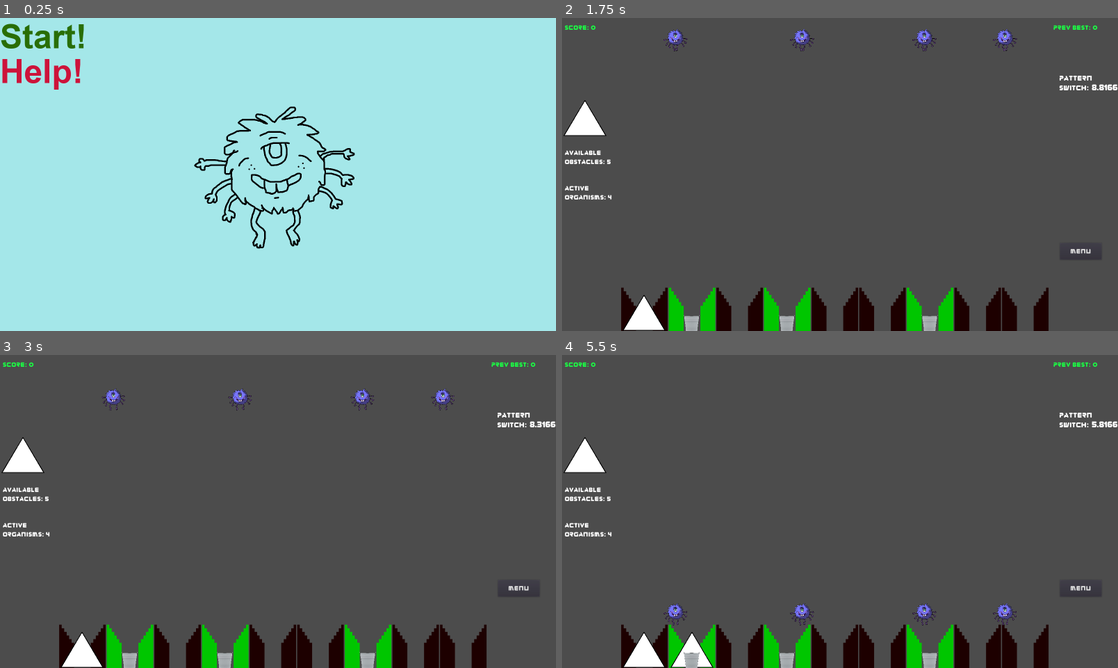
Above: before the commit, frames 1-4 (two rows, left to right).
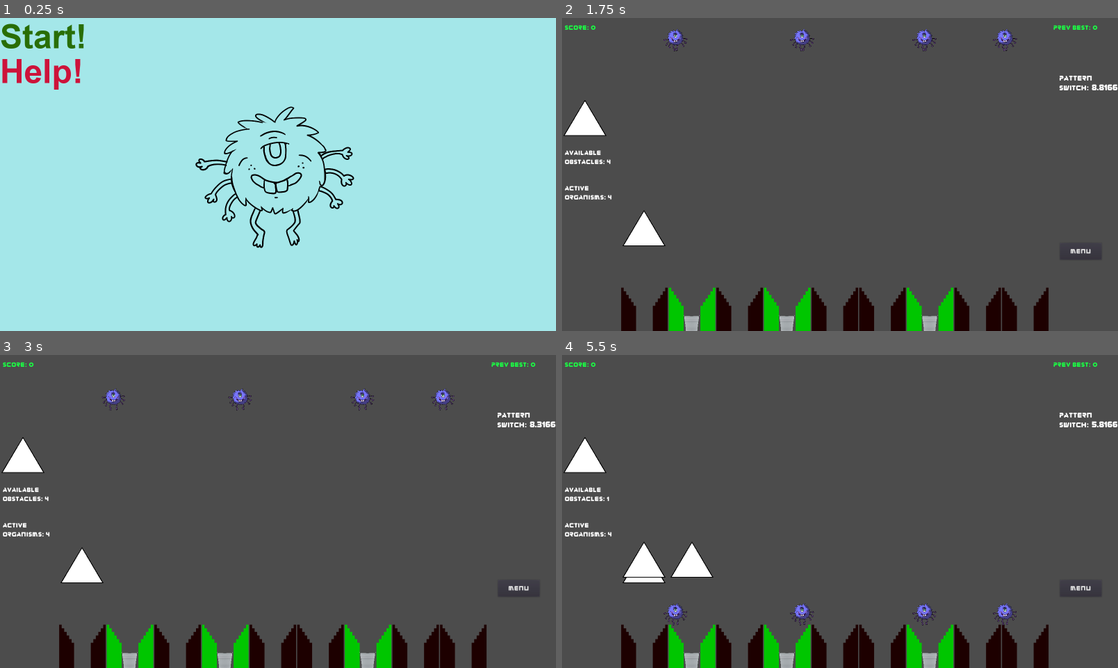
Above: after the commit, the same moments.

Repository: TreyDettmer/UP-Game-Jam-22
Game: Godot game, scene res://Scenes/MainMenu.tscn
The game is run twice, just before and just after one commit, with the same random seed, the same clock (stepped at 60 frames per second) and the same inputs.
Inputs (mouse positions are in pixels of both pictures, inside the frame that each line leads up to):
- Up to frame 1 (0.25 s): no input
- Up to frame 2 (1.75 s): click "Start!" at 0.5 s; drag from (584, 133) to (645, 327) at 1.27 s
- Up to frame 3 (3 s): click "Menu" at 2 s; click "Resume" at 2.75 s
- Up to frame 4 (5.5 s): drag from (584, 470) to (645, 664) at 3.52 s; move the mouse to (584, 470) at 4.27 s; click (584, 470) at 4.35 s; drag from (584, 470) to (689, 664) at 5.02 s

The runs differ from the first frame. In frame 1, 1.5% of the frame differs, in the area x 34-64%, y 28-74%; in frame 2, 0.9%; in frame 3, 0.9%; in frame 4, 1.8%, in the area x 8-28%, y 45-100%.

Commit message:
restricted obstacle y value

Diff:
--- a/Project/Scenes/Main.tscn
+++ b/Project/Scenes/Main.tscn
@@ -38,6 +38,7 @@
 
 [node name="Main" type="Node2D"]
 script = ExtResource( 1 )
+min_obstacle_y_value = 650
 
 [node name="BucketTimer" type="Timer" parent="."]
 wait_time = 10.0
@@ -361,3 +362,4 @@
 [connection signal="endGameFromMenu" from="UI/OptionsMenu" to="UI" method="_on_OptionsMenu_endGameFromMenu"]
 [connection signal="pressed" from="UI/GameOverMenu/RestartButton" to="UI" method="_on_RestartButton_pressed"]
 [connection signal="pressed" from="UI/GameOverMenu/QuitButton" to="UI" method="_on_QuitButton_pressed"]
+[connection signal="quantity_changed" from="ObstaclePile" to="." method="_on_ObstaclePile_quantity_changed"]
--- a/Project/Scenes/MainMenu.tscn
+++ b/Project/Scenes/MainMenu.tscn
@@ -65,6 +65,7 @@
 position = Vector2( 803, 455 )
 scale = Vector2( 0.4, 0.4 )
 frames = SubResource( 4 )
+frame = 1
 playing = true
 
 [node name="MusicPlayer" type="AudioStreamPlayer" parent="."]
--- a/Project/Scripts/Main.gd
+++ b/Project/Scripts/Main.gd
@@ -15,6 +15,7 @@
 export var max_organism_count = 400;
 export var endGame_populationLimit = 50 #The maximum population before the game ends
 export var max_organism_age = 5;
+export var min_obstacle_y_value = 300;
 var isGameOver = false
 
 onready var organism = preload("res://Scenes/Organism.tscn")
@@ -217,3 +218,7 @@
 	var objsdelete = get_tree().get_nodes_in_group("objects")
 	for obj in objsdelete:
 		obj.queue_free()
+
+
+func _on_ObstaclePile_quantity_changed(newAmount):
+		emit_signal("updateObstacles", newAmount)
--- a/Project/Scripts/Obstacle.gd
+++ b/Project/Scripts/Obstacle.gd
@@ -14,6 +14,7 @@
 var rotationOrigin;
 var prevMousePosition = Vector2.ZERO; # Used to calculate mouse delta/velocity for hitting organisms
 var mouseDelta = Vector2.ZERO;
+var min_y_value = 0;
 
 func _ready():
 	Input.set_mouse_mode(Input.MOUSE_MODE_VISIBLE)
@@ -68,7 +69,10 @@
 
 func _process(delta):
 	if Input.is_mouse_button_pressed(BUTTON_LEFT) and isDragged:
-		position = get_global_mouse_position() + dragOffset;
+		var new_position = get_global_mouse_position() + dragOffset;
+		new_position.y = min(new_position.y,min_y_value);
+		position = new_position;
+
 	# Adjust rotation of triangle based on mouse position
 	if Input.is_mouse_button_pressed(BUTTON_RIGHT) and isRotating:
 
--- a/Project/Scripts/ObstaclePile.gd
+++ b/Project/Scripts/ObstaclePile.gd
@@ -13,6 +13,7 @@
 const OBSTACLE = preload("res://Scenes/Obstacle.tscn");
 
 func _ready():
+	topOfPile.min_y_value = get_parent().min_obstacle_y_value - topOfPile.global_position.y;
 	topOfPile.connect("dragged", self, "onDragObstacle");
 
 # Called by the obstacle at the top of the pile when it has been dragged
@@ -28,8 +29,10 @@
 # Generates a new obstacle and connects its signals
 func generateObstacle():
 	var newObstacle = OBSTACLE.instance();
+
 	self.add_child(newObstacle);
-
+	print(get_parent().min_obstacle_y_value);
+	newObstacle.min_y_value = get_parent().min_obstacle_y_value - newObstacle.global_position.y;
 	newObstacle.position = Vector2.ZERO;
 	newObstacle.connect("dragged", self, "onDragObstacle");
 
Not shown, changed: Project/.mono/metadata/ide_messaging_meta.txt
